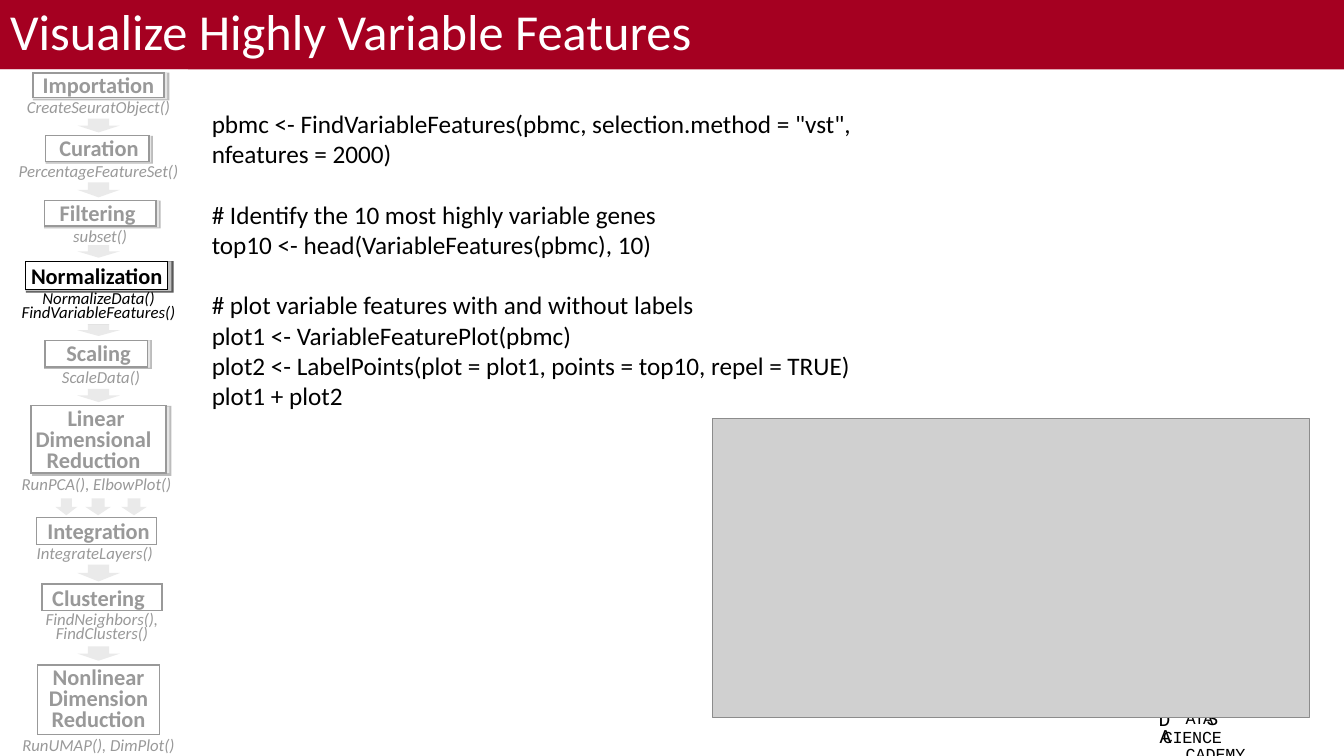
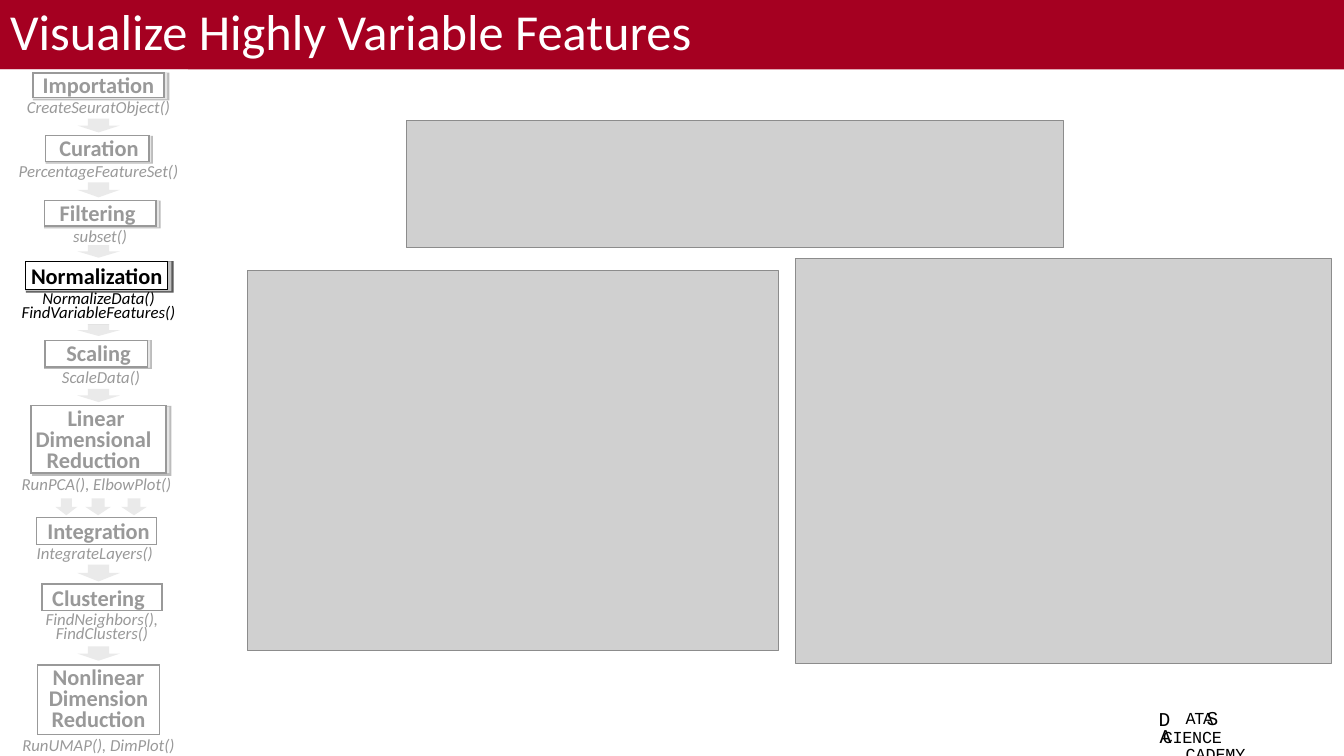
Before and after one commit to bacorli2/scrna_workshop, a slide deck: slide 12 of M5_Seurat_DGE_and_Exploratory/M5_Seurat_DGE_Exploratory.pptx. Drawn at 1344x756 pixels with LibreOffice and Linux fonts; fonts in the diff are those of the drawing; grey boxes stand for pictures; background and template pictures are left out. Boxes give left, top, right and bottom in pixels: in the first picture for what was removed or moved away, otherwise in the second. Text is boxed around its words. In the diff, an @@ line names an element or a change of style, - is before the commit and + after.

```diff
--- a/M5_Seurat_DGE_and_Exploratory/M5_Seurat_DGE_Exploratory.pptx
+++ b/M5_Seurat_DGE_and_Exploratory/M5_Seurat_DGE_Exploratory.pptx
@@ text removed at (212,114,851,409) @@
-pbmc <- FindVariableFeatures(pbmc, selection.method = "vst", nfeatures = 2000)
-# Identify the 10 most highly variable genes
-top10 <- head(VariableFeatures(pbmc), 10)
-# plot variable features with and without labels
-plot1 <- VariableFeaturePlot(pbmc)
-plot2 <- LabelPoints(plot = plot1, points = top10, repel = TRUE)
-plot1 + plot2
@@ picture added at (406,121,1064,248) @@
@@ picture added at (796,258,1332,663) @@
@@ picture added at (247,270,778,650) @@
@@ picture removed at (713,419,1310,718) @@
```
Also in this commit, not shown: 7 other slides changed, 1 other file.
